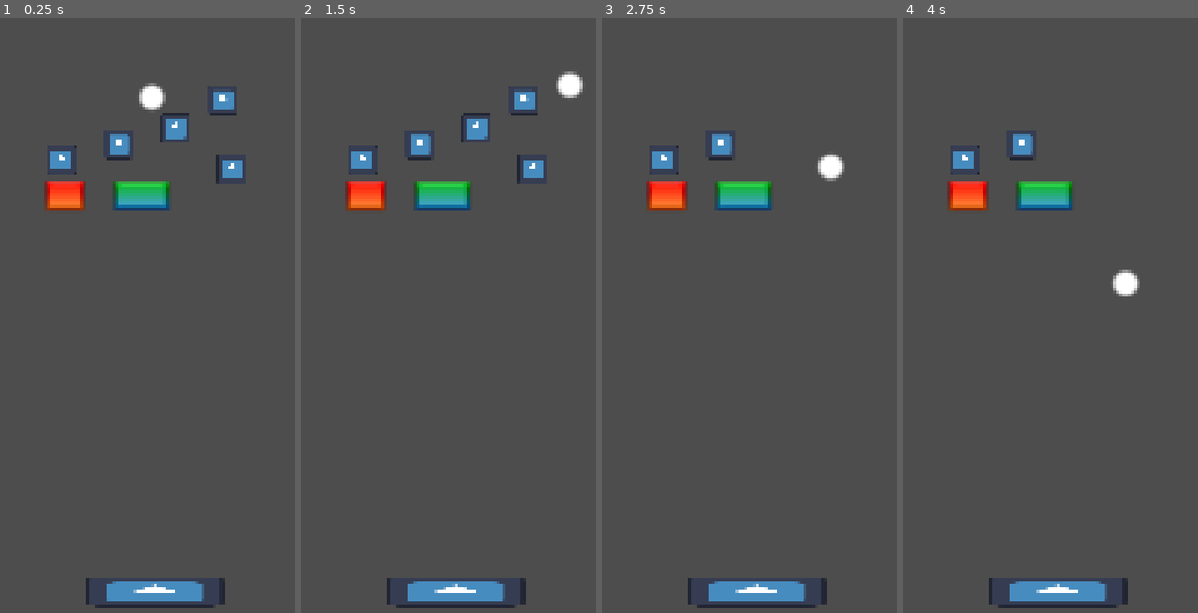
Above: before the commit, frames 1-4 (left to right).
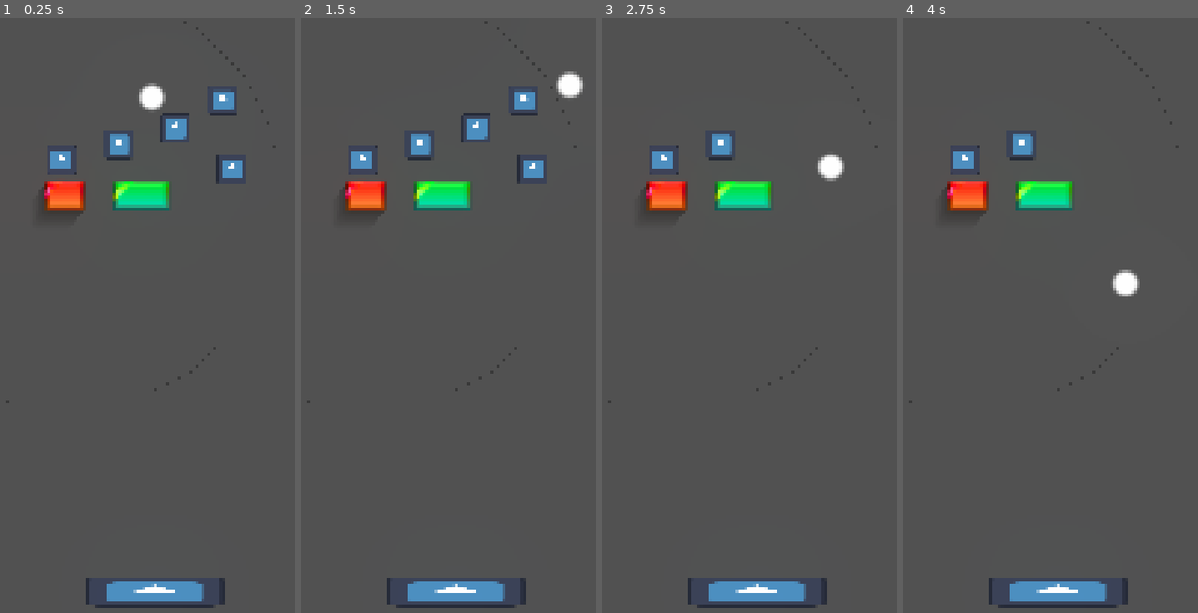
Above: after the commit, the same moments.

Repository: razzfloof/tailout
Game: Godot game, scene res://game_world.tscn
Same seed, same stepped clock (60 frames per second), same inputs: the game is played once before the commit and once after it. The engine's default icon, where the game draws it, is replaced by a stand-in: a white triangle on a blue panel in a dark square.
Inputs (mouse positions are in pixels of both pictures, inside the frame that each line leads up to):
- Up to frame 1 (0.25 s): no input
- Up to frame 2 (1.5 s): drag from (454, 589) to (480, 202) at 0.52 s; drag from (389, 386) to (454, 589) at 1.27 s
- Up to frame 3 (2.75 s): move the mouse to (781, 202) at 2.02 s; press the mouse at (781, 202) at 2.03 s
- Up to frame 4 (4 s): release the mouse at (1082, 202) at 2.75 s; drag from (1038, 482) to (962, 250) at 2.77 s; move the mouse to (1141, 452) at 3.52 s; press the mouse at (1141, 452) at 3.53 s

The runs differ from the first frame. In frame 1, 1.0% of the frame differs, in the area x 14-58%, y 27-33%; in frame 2, 1.0%; in frame 3, 1.0%; in frame 4, 1.0%.

Commit message:
Mobile slop

Diff:
--- a/game_world.tscn
+++ b/game_world.tscn
@@ -1,11 +1,26 @@
 [gd_scene format=3 uid="uid://d3kbtxn4gm3ce"]
 
 [ext_resource type="PackedScene" uid="uid://hwrdtgxargqy" path="res://ball.tscn" id="1_hly68"]
+[ext_resource type="Material" uid="uid://bjki2307mka20" path="res://materials/sdf_shadows/sdf_shadows.tres" id="1_ik71a"]
 [ext_resource type="PackedScene" uid="uid://xeuf0beqtv3i" path="res://box.tscn" id="2_bvgre"]
 [ext_resource type="PackedScene" uid="uid://b5hwewkmfqa7q" path="res://paddle.tscn" id="3_ea1x0"]
 [ext_resource type="Script" uid="uid://b47d1r2mx67b8" path="res://set_amount_box_spawner.gd" id="4_e08lw"]
 [ext_resource type="Material" uid="uid://cpu7plfrpryf1" path="res://materials/brick/red_brick.tres" id="5_e3xe6"]
 [ext_resource type="Material" uid="uid://ckuogkospgc0w" path="res://materials/brick/green_brick.tres" id="6_mcbma"]
+
+[sub_resource type="OccluderPolygon2D" id="OccluderPolygon2D_e7o6u"]
+polygon = PackedVector2Array(195, 694, 357, 693, 364, 700, 366, 824, 360, 832, 196, 832, 190, 825, 191, 702)
+
+[sub_resource type="Environment" id="Environment_mcbma"]
+background_mode = 3
+glow_enabled = true
+glow_levels/2 = 0.0
+glow_levels/3 = 1.0
+glow_levels/4 = 1.0
+glow_levels/6 = 1.0
+glow_intensity = 0.45
+glow_strength = 0.7
+glow_bloom = 0.22
 
 [sub_resource type="WorldBoundaryShape2D" id="WorldBoundaryShape2D_hly68"]
 
@@ -16,6 +31,19 @@
 point_count = 3
 
 [node name="GameWorld" type="Node2D" unique_id=1364113976]
+
+[node name="LightOccluder2D" type="LightOccluder2D" parent="." unique_id=1038464914]
+z_index = -1
+occluder = SubResource("OccluderPolygon2D_e7o6u")
+
+[node name="Shadows" type="ColorRect" parent="." unique_id=210502982]
+material = ExtResource("1_ik71a")
+offset_right = 1275.0
+offset_bottom = 2847.0
+color = Color(0, 0, 0, 0.33333334)
+
+[node name="WorldEnvironment" type="WorldEnvironment" parent="." unique_id=1693006947]
+environment = SubResource("Environment_mcbma")
 
 [node name="Ball" parent="." unique_id=949851802 instance=ExtResource("1_hly68")]
 position = Vector2(550, 248)
--- a/materials/brick/green_brick.tres
+++ b/materials/brick/green_brick.tres
@@ -3,7 +3,7 @@
 [ext_resource type="Shader" uid="uid://comlgh5alql8d" path="res://materials/brick/brick.gdshader" id="1_rk2tw"]
 
 [sub_resource type="Gradient" id="Gradient_kqadw"]
-colors = PackedColorArray(0, 0.74509805, 0, 1, 0.31764707, 0.6039216, 1, 1)
+colors = PackedColorArray(0, 0.90772974, 0, 1, 0, 0.8509804, 0.8666667, 1)
 
 [sub_resource type="GradientTexture1D" id="GradientTexture1D_8gei8"]
 gradient = SubResource("Gradient_kqadw")
@@ -15,6 +15,6 @@
 shader_parameter/corner_thickness = 15.0
 shader_parameter/outline_color = Color(0.0174, 0.06, 0.04225, 0.57254905)
 shader_parameter/outline_thickness = 10.0
-shader_parameter/shine_strength = 1.0
-shader_parameter/shine_thickness = 20.0
-shader_parameter/shine_progress = 0.0
+shader_parameter/shine_strength = 3.0
+shader_parameter/shine_thickness = 40.0
+shader_parameter/shine_progress = 0.262000012445
--- a/materials/brick/red_brick.tres
+++ b/materials/brick/red_brick.tres
@@ -15,6 +15,6 @@
 shader_parameter/corner_thickness = 15.0
 shader_parameter/outline_color = Color(0.085573874, 3.4593977e-08, 6.016344e-09, 0.49019608)
 shader_parameter/outline_thickness = 10.0
-shader_parameter/shine_strength = 1.0
-shader_parameter/shine_thickness = 20.0
-shader_parameter/shine_progress = 0.0
+shader_parameter/shine_strength = 3.0
+shader_parameter/shine_thickness = 40.0
+shader_parameter/shine_progress = 0.2750000130625
--- /dev/null
+++ b/materials/sdf_shadows/sdf_shadows.gdshader
@@ -0,0 +1,30 @@
+// 2D SDF directional soft shadow overlay
+// vilmt 29.04.2026
+
+shader_type canvas_item;
+
+uniform float softness: hint_range(0.001, 0.5) = 0.1;
+uniform float angle: hint_range(-180.0, 180.0, 1.0) = 0.0;
+uniform float max_distance: hint_range(0.0, 1000.0) = 100.0;
+
+void fragment() {
+	float theta = radians(angle);
+	vec2 ray_direction = vec2(cos(theta), sin(theta));
+	vec2 ray_origin = screen_uv_to_sdf(SCREEN_UV);
+
+	float shadow = 0.0, cumulative_distance = 0.0001;
+
+	for (int i = 0; i < 30 && cumulative_distance < max_distance; i++) {
+		float signed_distance = texture_sdf(ray_origin + cumulative_distance * ray_direction);
+
+		float fade = 1.0 - cumulative_distance / max_distance;
+		float penumbra = 1.0 - max(0.0, signed_distance) / (softness * cumulative_distance);
+		shadow = max(shadow, fade * penumbra);
+
+		if (signed_distance <= 0.0) break;
+
+		cumulative_distance += signed_distance;
+	}
+
+	COLOR.a *= shadow;
+}
--- /dev/null
+++ b/materials/sdf_shadows/sdf_shadows.tres
@@ -0,0 +1,9 @@
+[gd_resource type="ShaderMaterial" format=3 uid="uid://bjki2307mka20"]
+
+[ext_resource type="Shader" uid="uid://cw30eni3j81e5" path="res://materials/sdf_shadows/sdf_shadows.gdshader" id="1_hpx42"]
+
+[resource]
+shader = ExtResource("1_hpx42")
+shader_parameter/softness = 0.1
+shader_parameter/angle = -52.0
+shader_parameter/max_distance = 100.0
--- a/project.godot
+++ b/project.godot
@@ -41,5 +41,5 @@
 [rendering]
 
 rendering_device/driver.windows="d3d12"
-renderer/rendering_method="gl_compatibility"
-renderer/rendering_method.mobile="gl_compatibility"
+renderer/rendering_method="mobile"
+viewport/hdr_2d=true
Not shown, added: materials/sdf_shadows/sdf_shadows.gdshader.uid
